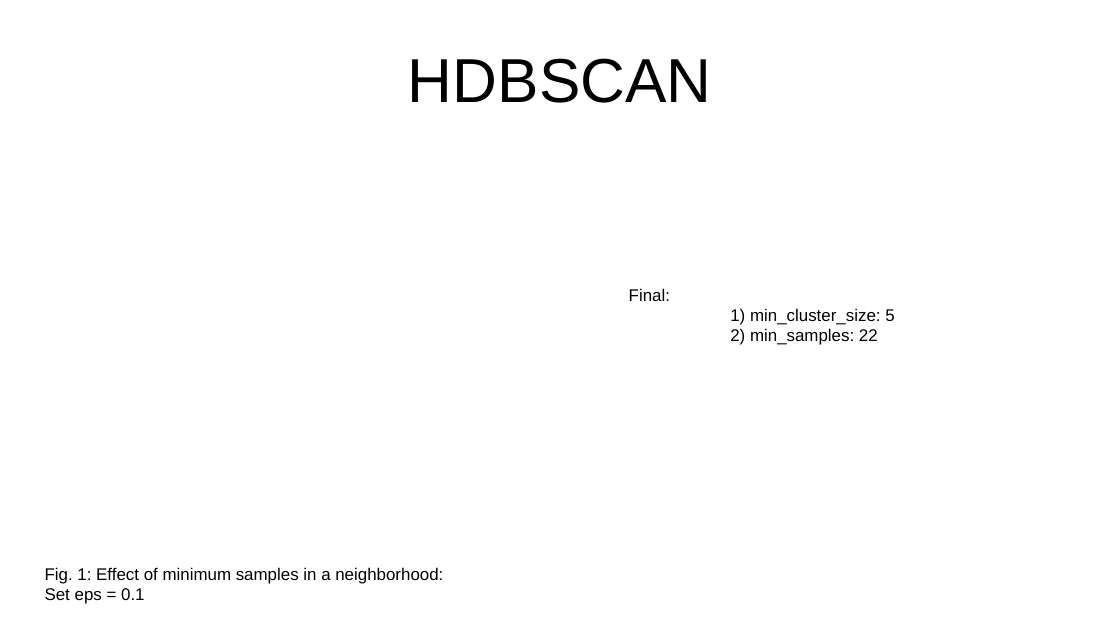
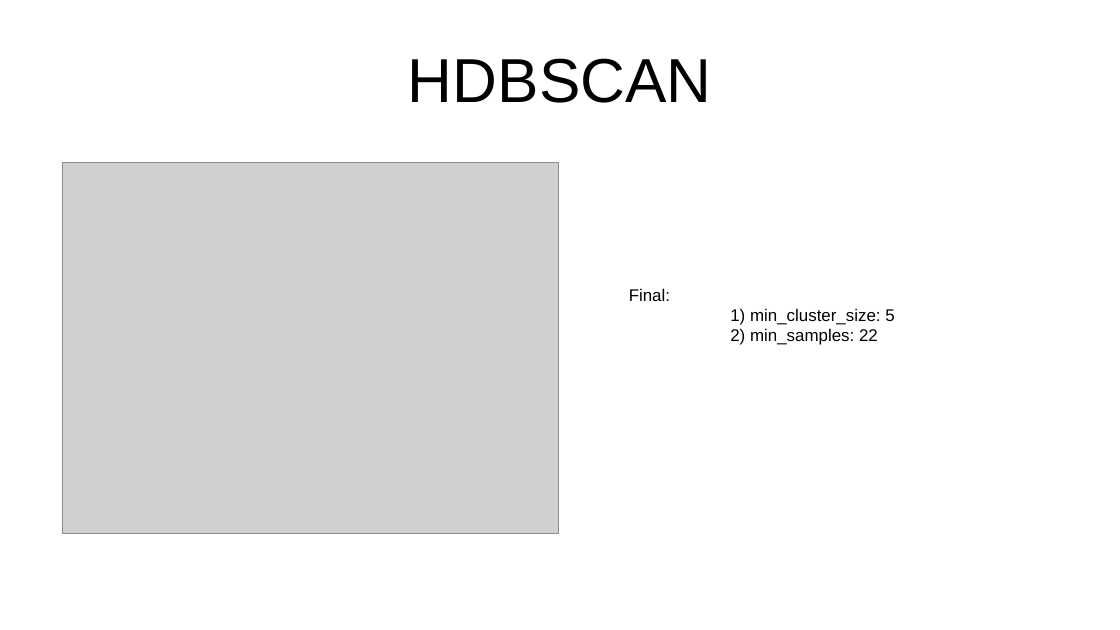
Before and after one commit to anabenitoterreros/TEPaat, a slide deck: slide 19 of reports/results_summary.pptx (slide 15 before the commit). Drawn at 1120x630 pixels with LibreOffice and Linux fonts; fonts in the diff are those of the drawing; grey boxes stand for pictures. Boxes give left, top, right and bottom in pixels: in the first picture for what was removed or moved away, otherwise in the second. Text is boxed around its words. In the diff, an @@ line names an element or a change of style, - is before the commit and + after.

```diff
--- a/reports/results_summary.pptx
+++ b/reports/results_summary.pptx
@@ picture added at [62, 163, 559, 534] @@
@@ text removed at [45, 567, 443, 604] @@
-Fig. 1: Effect of minimum samples in a neighborhood:
-Set eps = 0.1
```
Also in this commit, not shown: 4 other slides changed, 10 slides added, 1 slide removed, 14 other files.
